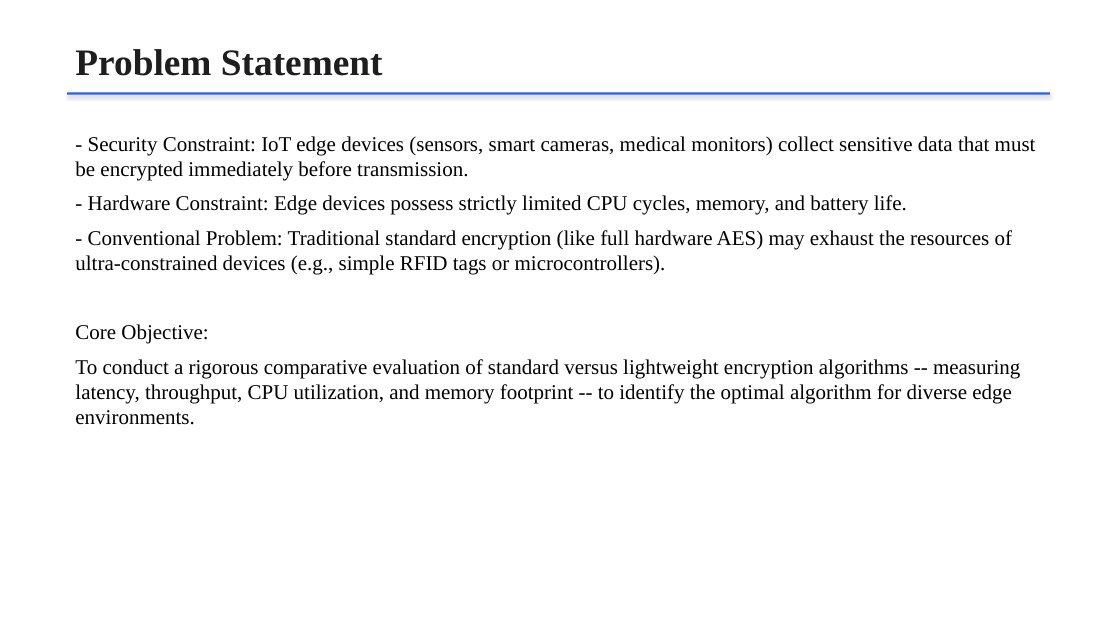
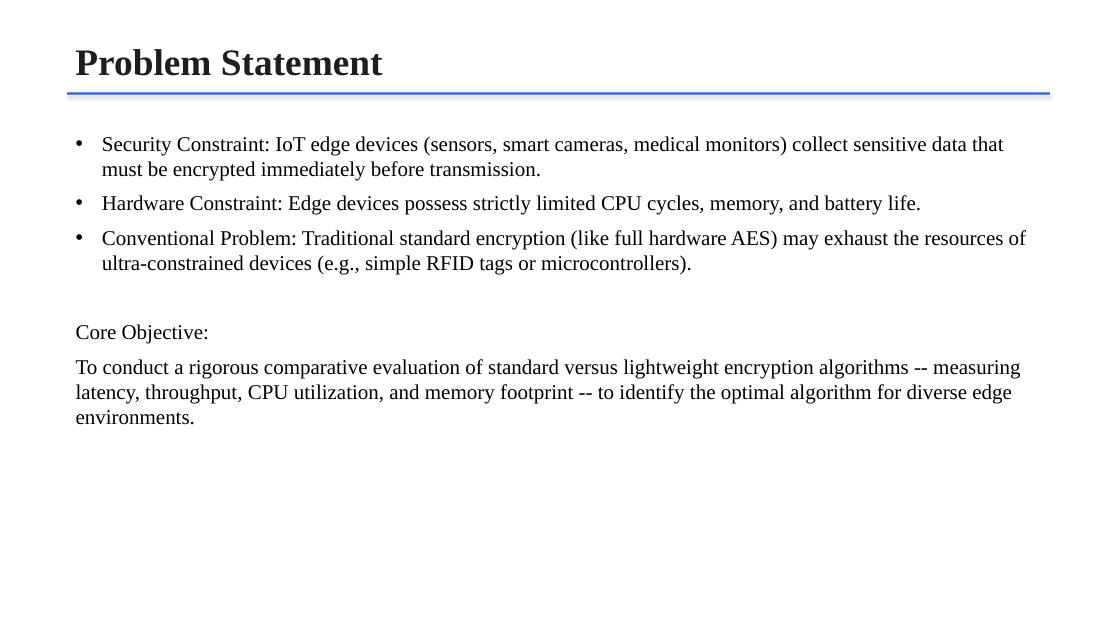
Before and after one commit to Krish6115/Distributed_Systems, a slide deck: slide 2 of Encryption_Edge_Devices_Presentation.pptx. Drawn at 1120x630 pixels with LibreOffice and Linux fonts; fonts in the diff are those of the drawing. Boxes give left, top, right and bottom in pixels: in the first picture for what was removed or moved away, otherwise in the second. Text is boxed around its words. In the diff, an @@ line names an element or a change of style, - is before the commit and + after.

```diff
--- a/Encryption_Edge_Devices_Presentation.pptx
+++ b/Encryption_Edge_Devices_Presentation.pptx
@@ text at (102,136,1026,275): text changed @@
-- Security Constraint: IoT edge devices (sensors, smart cameras, medical monitors) collect sensitive data that must be encrypted immediately before transmission.
-- Hardware Constraint: Edge devices possess strictly limited CPU cycles, memory, and battery life.
-- Conventional Problem: Traditional standard encryption (like full hardware AES) may exhaust the resources of ultra-constrained devices (e.g., simple RFID tags or microcontrollers).
+• Security Constraint: IoT edge devices (sensors, smart cameras, medical monitors) collect sensitive data that must be encrypted immediately before transmission.
+• Hardware Constraint: Edge devices possess strictly limited CPU cycles, memory, and battery life.
+• Conventional Problem: Traditional standard encryption (like full hardware AES) may exhaust the resources of ultra-constrained devices (e.g., simple RFID tags or microcontrollers).
```
Also in this commit, not shown: 8 other slides changed, 1 slide removed, 1 other file.
